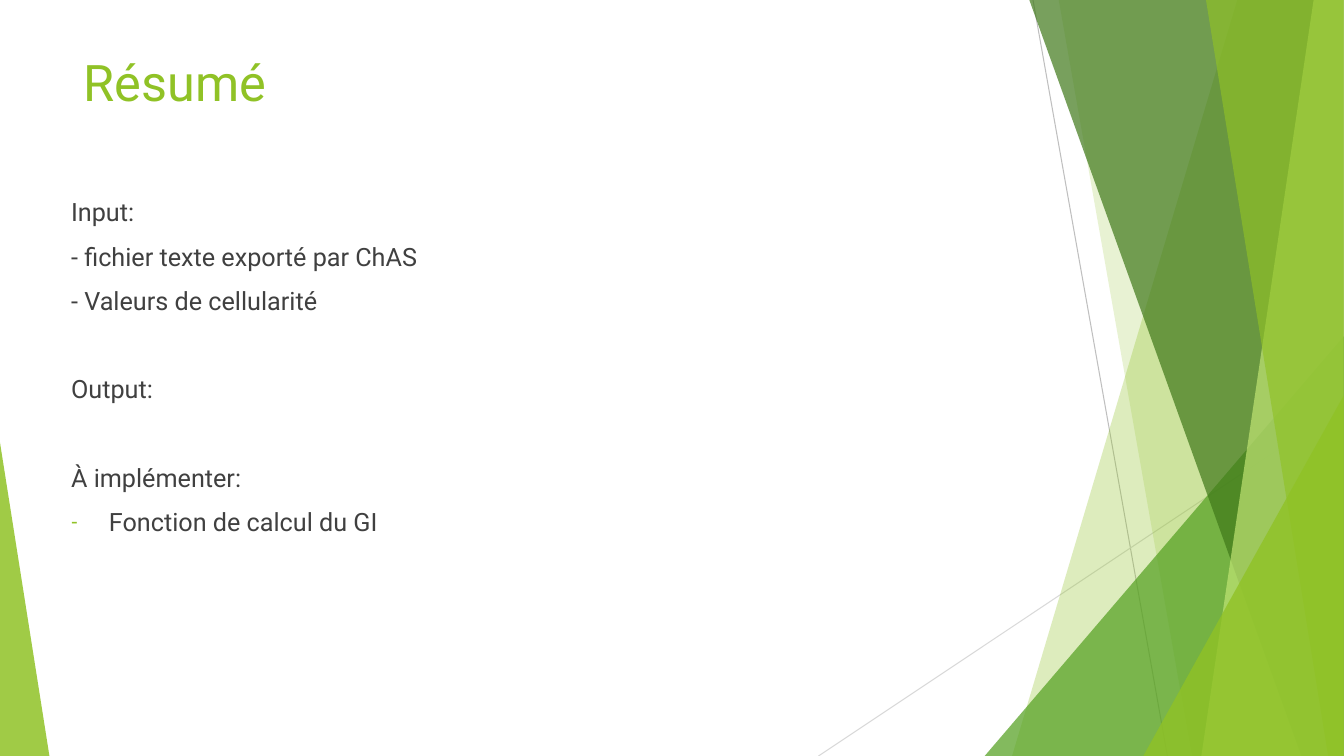
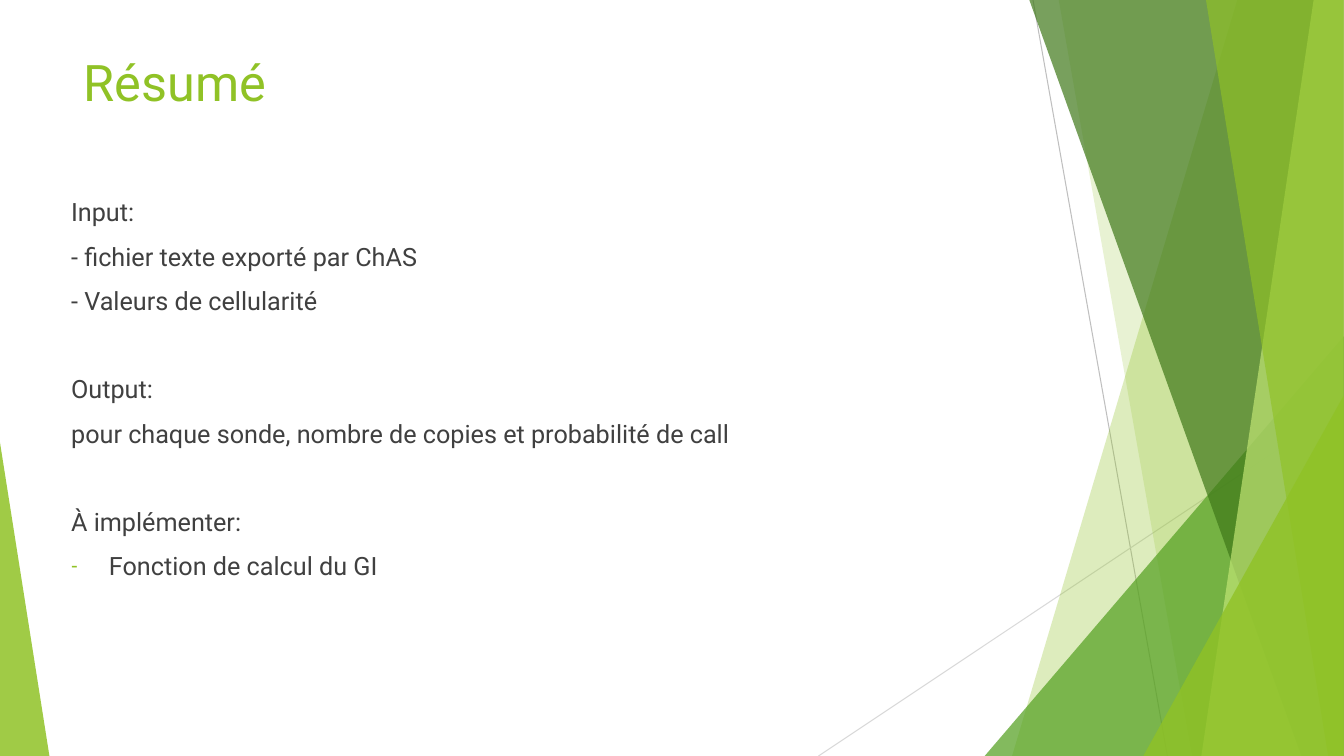
Before and after one commit to Elie-Bordron/DEA-dataviz, a slide deck: slide 23 of docs/docs_I_made/slides/CGHcall.pptx (slide 22 before the commit). Drawn at 1344x756 pixels with LibreOffice and Linux fonts; fonts in the diff are those of the drawing. Boxes give left, top, right and bottom in pixels: in the first picture for what was removed or moved away, otherwise in the second. Text is boxed around its words. In the diff, an @@ line names an element or a change of style, - is before the commit and + after.

```diff
--- a/docs/docs_I_made/slides/CGHcall.pptx
+++ b/docs/docs_I_made/slides/CGHcall.pptx
@@ text at [71, 424, 729, 448]: paragraph added @@
+pour chaque sonde, nombre de copies et probabilité de call
```
Also in this commit, not shown: 5 other slides changed, 1 slide added, 15 other files.
